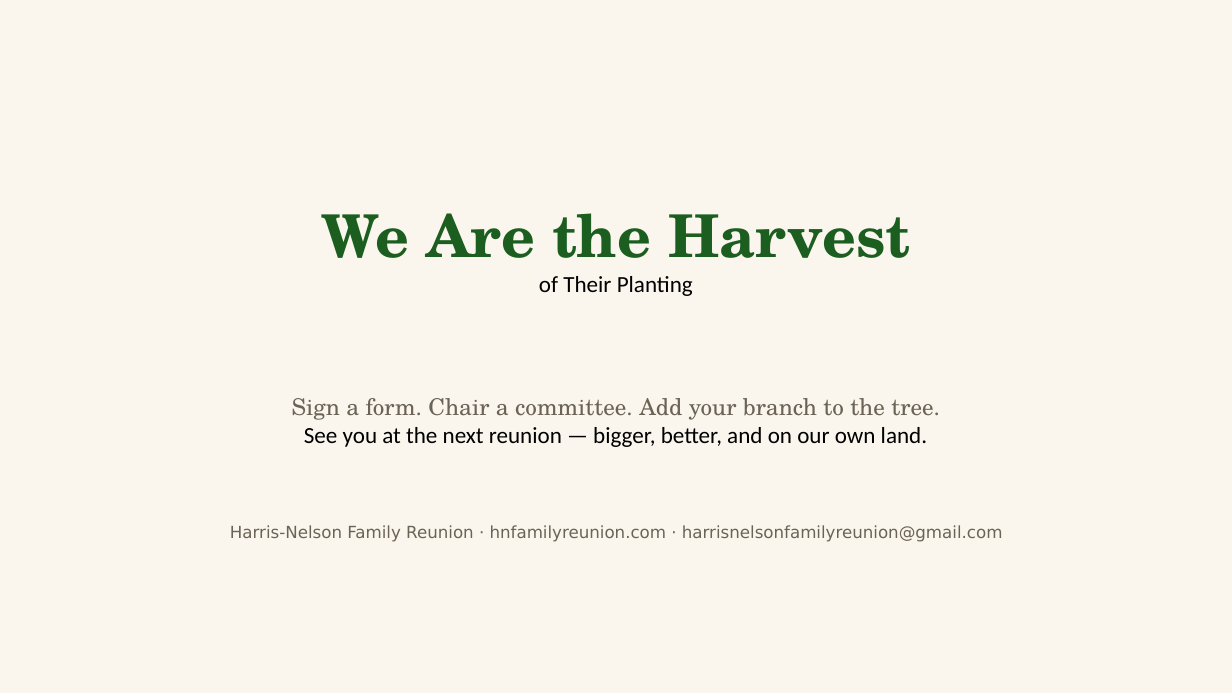
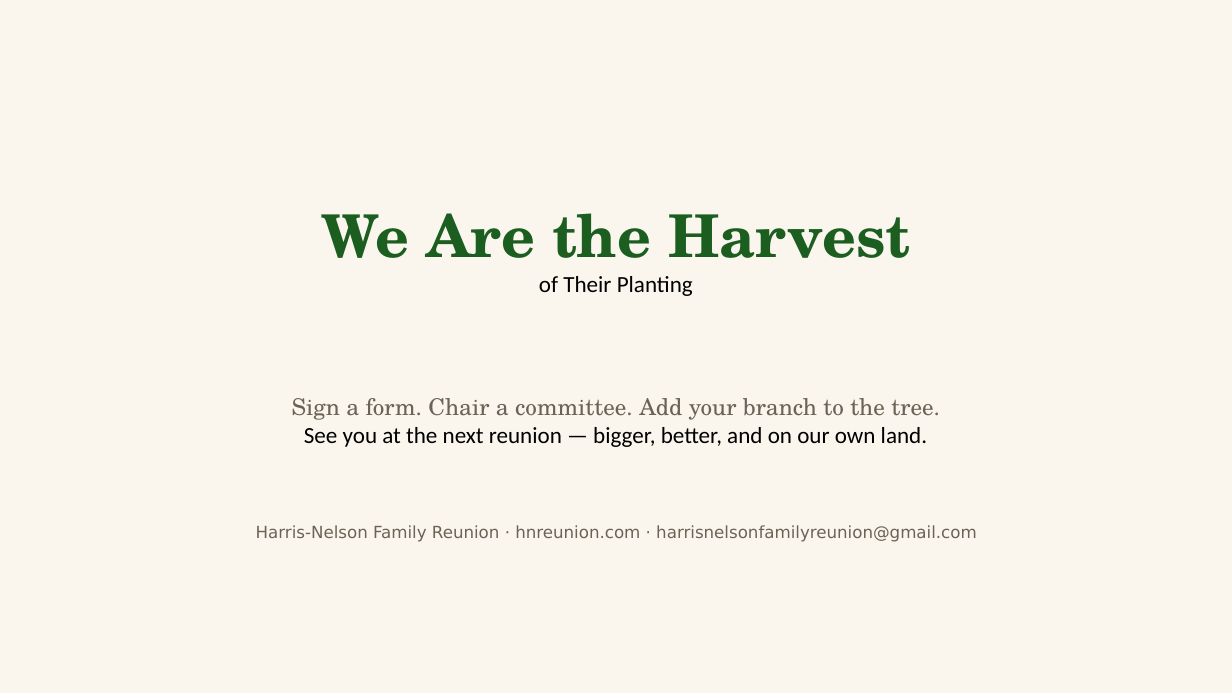
Before and after one commit to MEG-agt25/Family-Reunion, a slide deck: slide 31 of presentation/Harris-Nelson-Reunion-2026.pptx. Drawn at 1232x693 pixels with LibreOffice and Linux fonts; fonts in the diff are those of the drawing. Boxes give left, top, right and bottom in pixels: in the first picture for what was removed or moved away, otherwise in the second. Text is boxed around its words. In the diff, an @@ line names an element or a change of style, - is before the commit and + after.

```diff
--- a/presentation/Harris-Nelson-Reunion-2026.pptx
+++ b/presentation/Harris-Nelson-Reunion-2026.pptx
@@ text at <box>256,525,977,542</box>: text changed @@
-Harris-Nelson Family Reunion · hnfamilyreunion.com · harrisnelsonfamilyreunion@gmail.com
+Harris-Nelson Family Reunion · hnreunion.com · harrisnelsonfamilyreunion@gmail.com
```
Also in this commit, not shown: 9 other slides changed, 9 other files.
